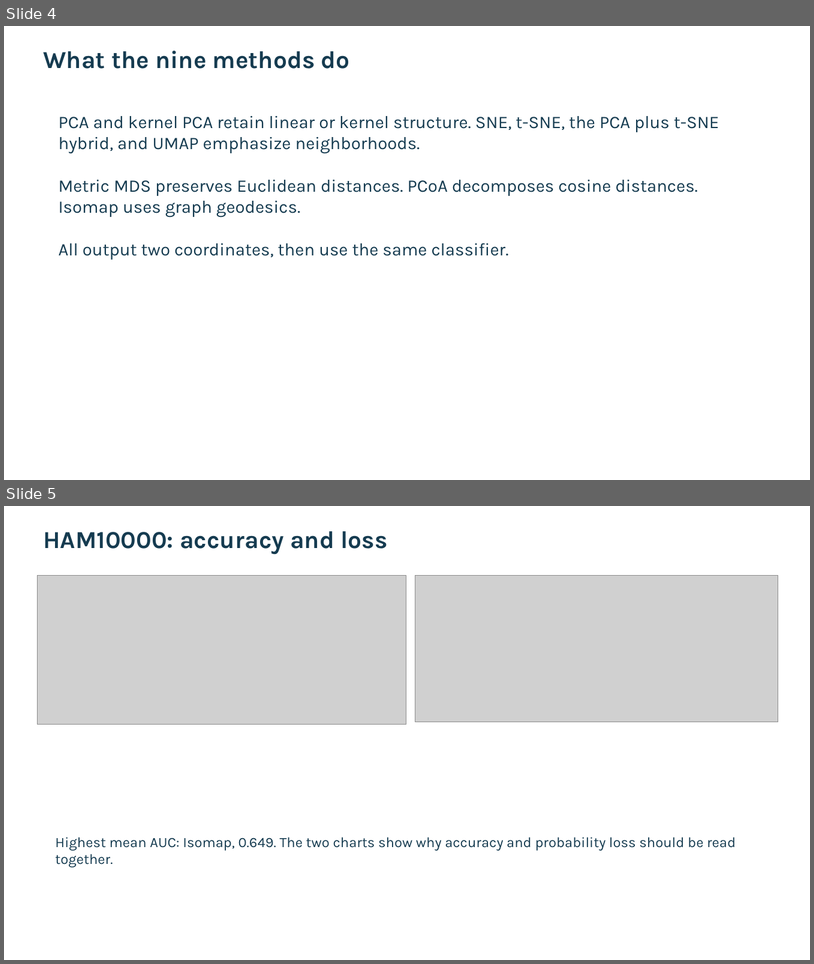
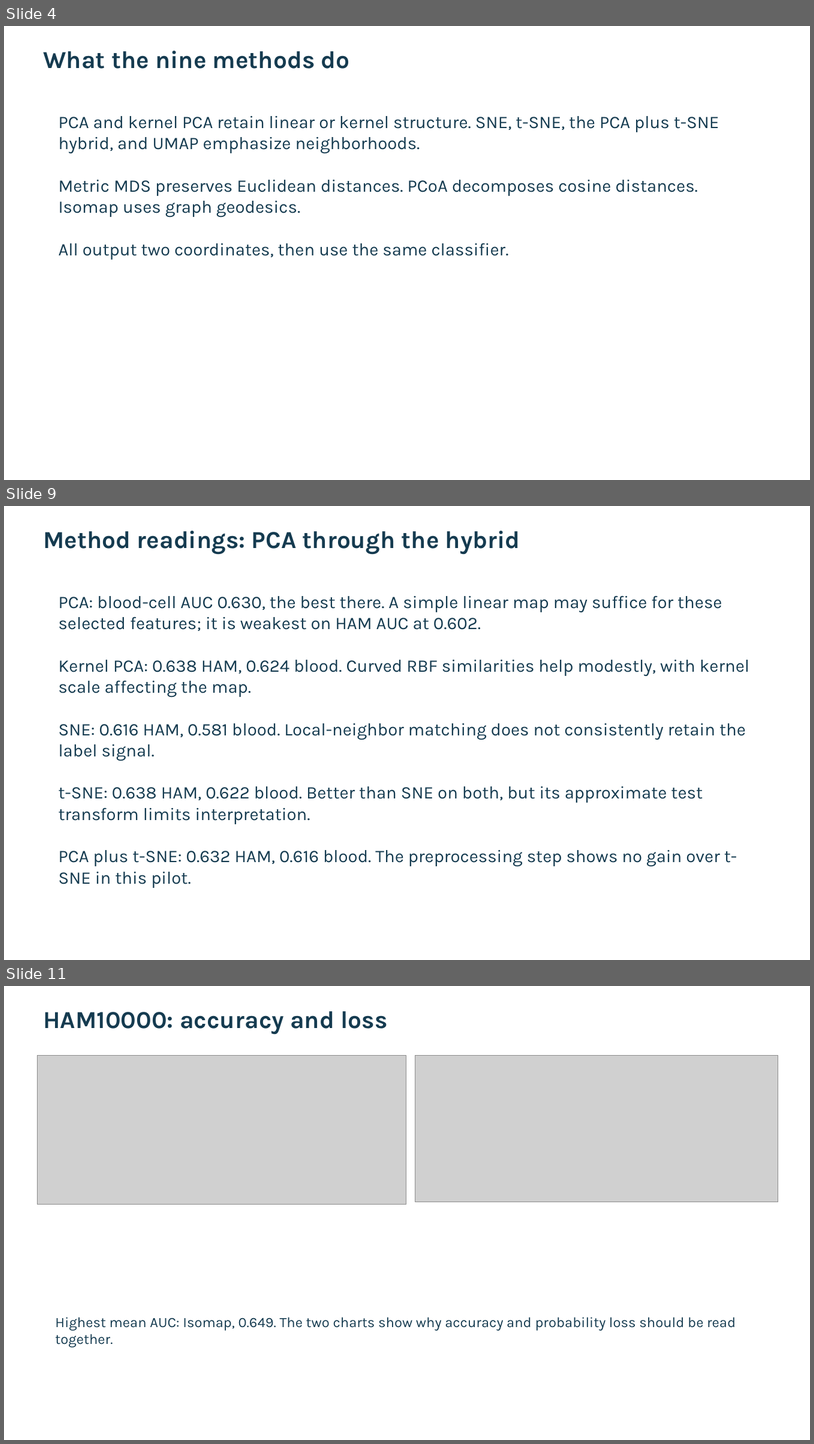
Before and after one commit to Gamila-Elfayoumi/comparing-classification-methods, a slide deck: deliverables/AML_presentation.pptx. Shown one above the other, each under a label of ours: slides 4 and 5 before the commit, slides 4, 9 and 11 after it; the slides between them are not shown. The pictures are 814x964 and 814x1444 pixels, drawn with LibreOffice and Linux fonts; fonts in the diff are those of the drawing; grey boxes stand for pictures. Boxes give left, top, right and bottom in pixels: in the first picture for what was removed or moved away, otherwise in the second. Text is boxed around its words. In the diff, an @@ line names an element or a change of style, - is before the commit and + after.

Commit message:
Expand method explanations and interpretation in research deliverables

```diff
--- a/deliverables/AML_presentation.pptx
+++ b/deliverables/AML_presentation.pptx
@@ slide 9 added at (x1=4, y1=506, x2=810, y2=960), background #FFFFFF @@
@@ text added at (x1=43, y1=531, x2=521, y2=555), 29 pt, text #153B50, bold @@
+Method readings: PCA through the hybrid
@@ text added at (x1=59, y1=595, x2=750, y2=888), 21 pt, text #153B50 @@
+PCA: blood-cell AUC 0.630, the best there. A simple linear map may suffice for these selected features; it is weakest on HAM AUC at 0.602.
+Kernel PCA: 0.638 HAM, 0.624 blood. Curved RBF similarities help modestly, with kernel scale affecting the map.
+SNE: 0.616 HAM, 0.581 blood. Local-neighbor matching does not consistently retain the label signal.
+t-SNE: 0.638 HAM, 0.622 blood. Better than SNE on both, but its approximate test transform limits interpretation.
+PCA plus t-SNE: 0.632 HAM, 0.616 blood. The preprocessing step shows no gain over t-SNE in this pilot.
@@ what was slide 5 is now slide 11 @@
```
Also in this commit, not shown: 10 other slides added, 2 other files.
